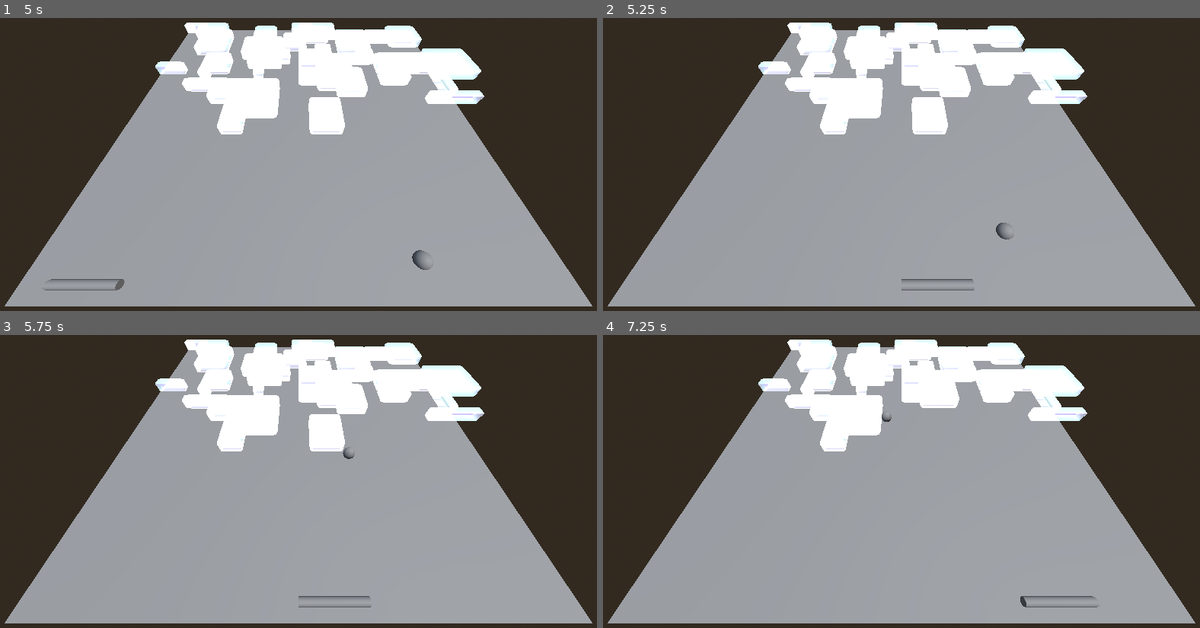
Above: before the commit, frames 1-4 (two rows, left to right).
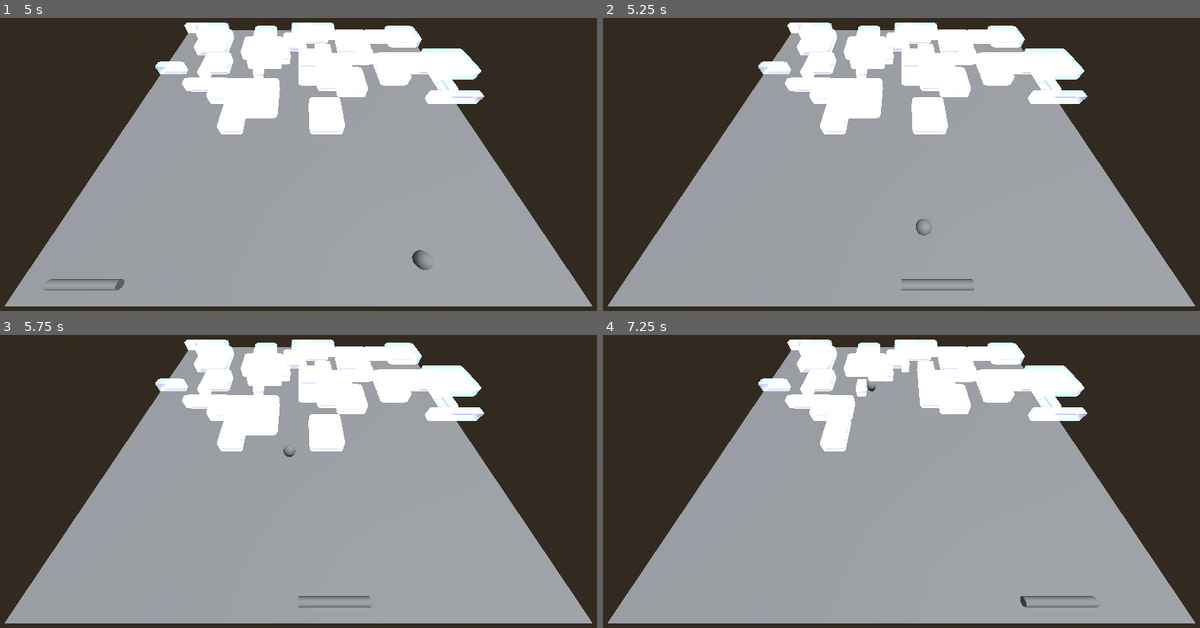
Above: after the commit, the same moments.

Repository: Tom3s/brick-breaker-reborn
Game: Godot game, scene res://test_files/3d_base_scene.tscn
Same seed, same stepped clock (60 frames per second), same inputs: the game is played once before the commit and once after it. The project has no main scene, so this scene is started directly.
Inputs (mouse positions are in pixels of both pictures, inside the frame that each line leads up to):
- Up to frame 1 (5 s): tap Enter at 0.5 s; move the mouse to (429, 149) at 0.52 s; click (429, 149) at 0.6 s; tap Space at 1.25 s; move the mouse to (179, 182) at 1.27 s; click (179, 182) at 1.35 s; move the mouse to (358, 91) at 2.02 s; click (358, 91) at 2.1 s; move the mouse to (268, 234) at 2.77 s; click (268, 234) at 2.85 s; move the mouse to (483, 217) at 3.52 s; click (483, 217) at 3.6 s; move the mouse to (113, 114) at 4.27 s; click (113, 114) at 4.35 s
- Up to frame 2 (5.25 s): move the mouse to (931, 167) at 5.02 s; click (931, 167) at 5.1 s
- Up to frame 3 (5.75 s): no input
- Up to frame 4 (7.25 s): move the mouse to (811, 396) at 5.77 s; click (811, 396) at 5.85 s; move the mouse to (1032, 466) at 6.52 s; click (1032, 466) at 6.6 s

Frame 1 is identical in both runs. In frame 2, 0.1% of the frame differs, in the area x 52-69%, y 68-76%; in frame 3, less than 0.1%; in frame 4, 1.4%, in the area x 40-62%, y 10-35%.

Commit message:
Added death and entry point for death handling
[x] if ball touched bottom, its reset
[x] have an entry point for detecting death for later functionality

Diff:
--- a/test_files/3d_base_scene.gd
+++ b/test_files/3d_base_scene.gd
@@ -13,6 +13,7 @@
 var paddle: Paddle = Paddle.new()
 
 var screen_collision: Array[LineCollider]
+var death_barrier: LineCollider
 var blocks: Array[BreakableBlock]
 
 func _ready() -> void:
@@ -58,7 +59,11 @@
 		ball.move(delta)
 
 	# handle collision
-	var collided: bool = false
+	# check for death first
+	if ball.collide_with(death_barrier, false):
+		on_death()
+
+	# var collided: bool = false
 
 	for line in screen_collision:
 		ball.collide_with(line)
@@ -80,8 +85,8 @@
 
 
 
-	if collided:
-		ball.boost()
+	# if collided:
+	# 	ball.boost()
 
 	ball_mesh.global_position.x = ball.position.x
 	ball_mesh.global_position.z = ball.position.y
@@ -108,12 +113,12 @@
 	screen_collision.push_back(line)
 
 	line = LineCollider.new()
-	line.set_points(p3, p4)
+	line.set_points(p4, p1)
 	screen_collision.push_back(line)
 
-	line = LineCollider.new()
-	line.set_points(p4, p1)
-	screen_collision.push_back(line)
+	# This is the death barrier
+	death_barrier = LineCollider.new()
+	death_barrier.set_points(p3, p4)
 
 
 # TODO: I dont like this being alone with a signal.
@@ -125,3 +130,8 @@
 func release_ball() -> void:
 	ball.randomize_velocity()
 	ball.released = true
+
+# Handle any logic for death
+func on_death() -> void:
+	ball.velocity = Vector2.ZERO
+	ball.released = false
